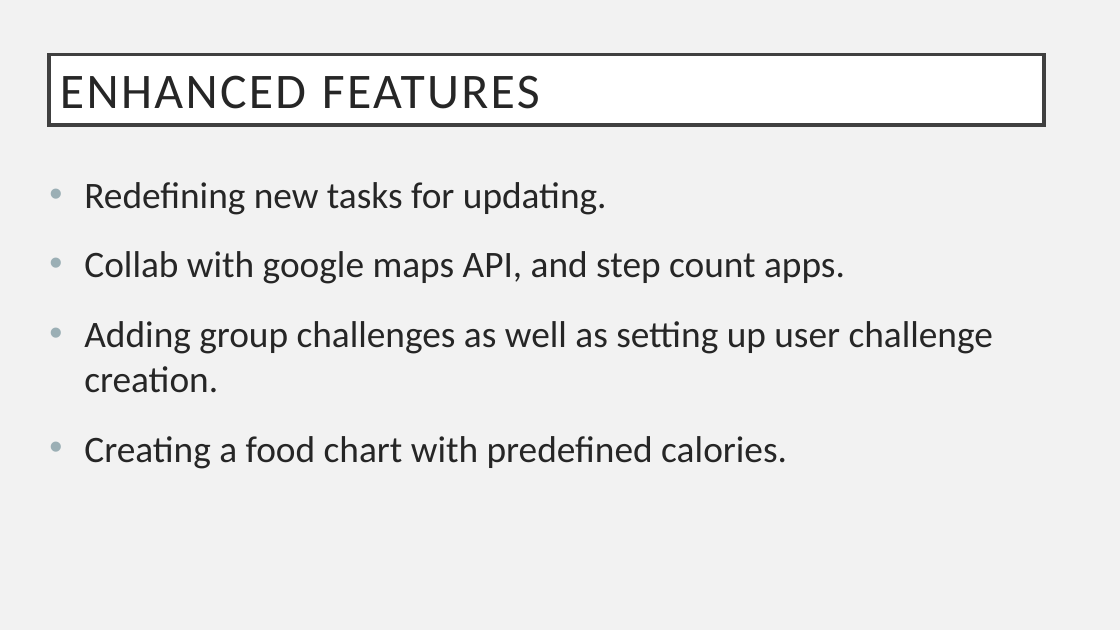
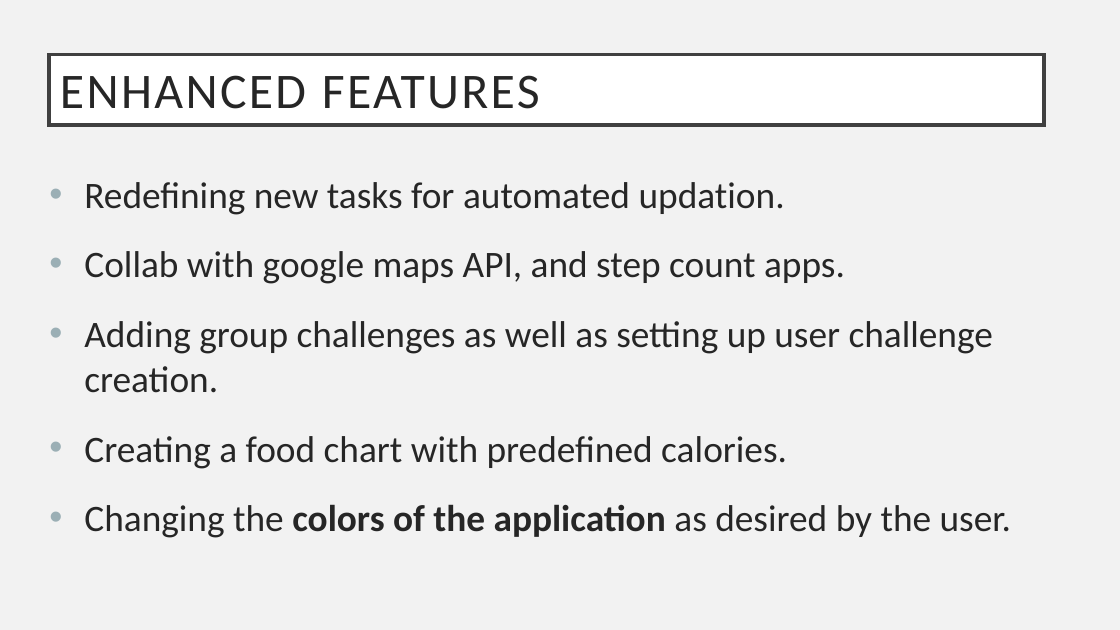
Before and after one commit to annie0sc/gdp_group4, a slide deck: slide 12 of GDP_1.pptx. Drawn at 1120x630 pixels with LibreOffice and Linux fonts; fonts in the diff are those of the drawing. Boxes give left, top, right and bottom in pixels: in the first picture for what was removed or moved away, otherwise in the second. Text is boxed around its words. In the diff, an @@ line names an element or a change of style, - is before the commit and + after.

Commit message:
Added changing colors of app line in future work.

```diff
--- a/GDP_1.pptx
+++ b/GDP_1.pptx
@@ text at (84,182,785,215): text changed @@
-• Redefining new tasks for updating.
+• Redefining new tasks for automated updation.
@@ text at (84,504,1011,538): paragraph added @@
+• Changing the colors of the application as desired by the user.
```
